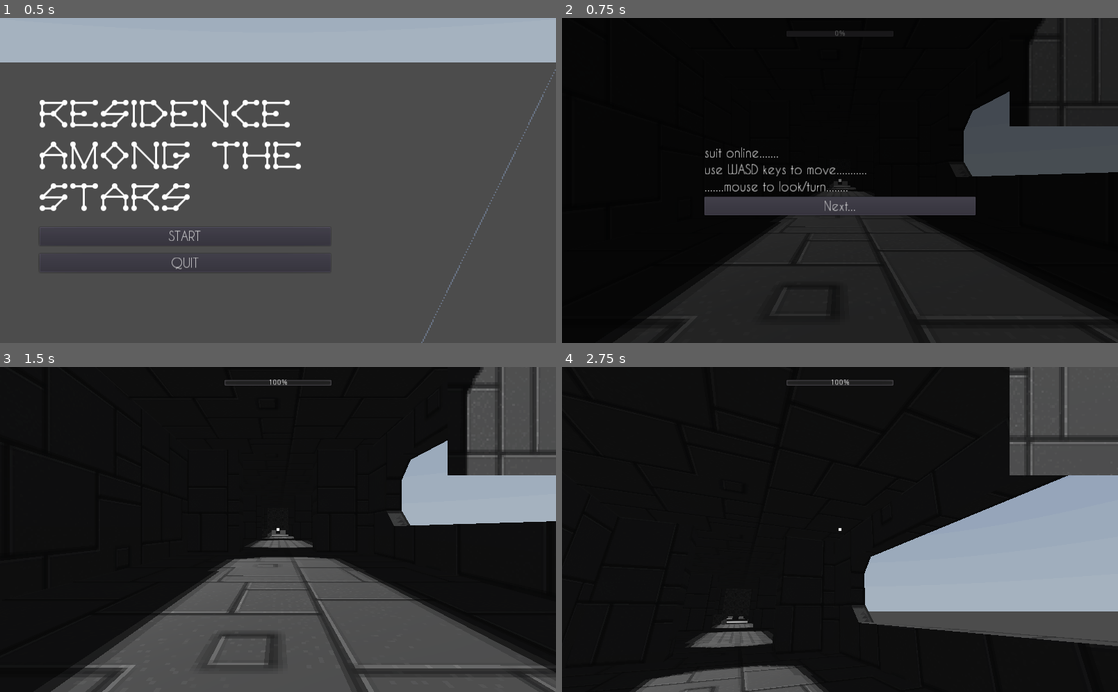
Above: before the commit, frames 1-4 (two rows, left to right).
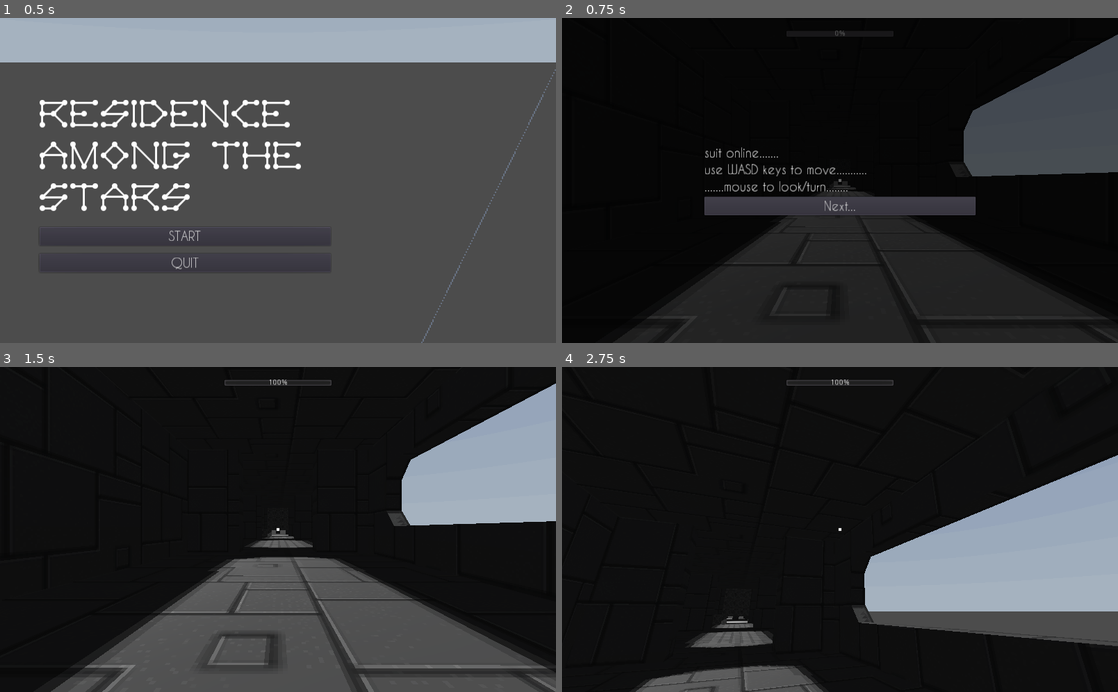
Above: after the commit, the same moments.

Repository: anthonyfinch/LD51
Game: Godot game, scene res://Title.tscn
Two runs of this game, one before a commit and one after it. Both use one fixed random seed, a clock stepped at 60 frames per second and the inputs below. A sky picture missing from this copy of the repository is replaced by a grey-blue gradient.
Inputs (mouse positions are in pixels of both pictures, inside the frame that each line leads up to):
- Up to frame 1 (0.5 s): no input
- Up to frame 2 (0.75 s): click "START" at 0.5 s
- Up to frame 3 (1.5 s): click "Next..." at 1.25 s
- Up to frame 4 (2.75 s): tap Enter at 2 s; move the mouse to (867, 529) at 2.02 s; hold W (forward) from 2.03 s (still down); tap C (crouch) at 2.1 s; tap Space (jump) at 2.27 s

Frame 1 is identical in both runs. In frame 2, 5.3% of the frame differs, in the area x 80-100%, y 0-34%; in frame 3, 5.7%; in frame 4, 6.5%.

Commit message:
hides debug visibility display

Diff:
--- a/player/Player.gd
+++ b/player/Player.gd
@@ -28,8 +28,8 @@
 onready var head : Spatial = $Head
 onready var camera : Camera = $Head/Pivot/Camera
 onready var pivot : Spatial = $Head/Pivot
-onready var visi_viewport : Viewport = $ViewportContainer/Viewport
-onready var visi_cam : Camera = $ViewportContainer/Viewport/VisibilityCamera
+onready var visi_viewport : Viewport = $Viewport
+onready var visi_cam : Camera = $Viewport/VisibilityCamera
 onready var visi_timer : Timer = $VisibilityTimer
 onready var normal_body_height : float = body.shape.height
 onready var normal_body_radius : float = body.shape.radius
--- a/player/Player.tscn
+++ b/player/Player.tscn
@@ -42,20 +42,22 @@
 [node name="Camera" type="Camera" parent="Head/Pivot"]
 current = true
 
-[node name="ViewportContainer" type="ViewportContainer" parent="."]
-anchor_left = 1.0
-anchor_right = 1.0
-margin_left = -200.0
-margin_bottom = 200.0
-
-[node name="Viewport" type="Viewport" parent="ViewportContainer"]
+[node name="Viewport" type="Viewport" parent="."]
 size = Vector2( 200, 200 )
 handle_input_locally = false
 render_target_update_mode = 3
 shadow_atlas_size = 512
 
-[node name="VisibilityCamera" type="Camera" parent="ViewportContainer/Viewport"]
+[node name="VisibilityCamera" type="Camera" parent="Viewport"]
 transform = Transform( 1, 0, 0, 0, -4.37114e-08, 1, 0, -1, -4.37114e-08, 0, 2.24771, 0 )
+current = true
+
+[node name="ViewportContainer" type="ViewportContainer" parent="."]
+visible = false
+anchor_left = 1.0
+anchor_right = 1.0
+margin_left = -200.0
+margin_bottom = 200.0
 
 [node name="VisibilityTimer" type="Timer" parent="."]
 wait_time = 0.25
